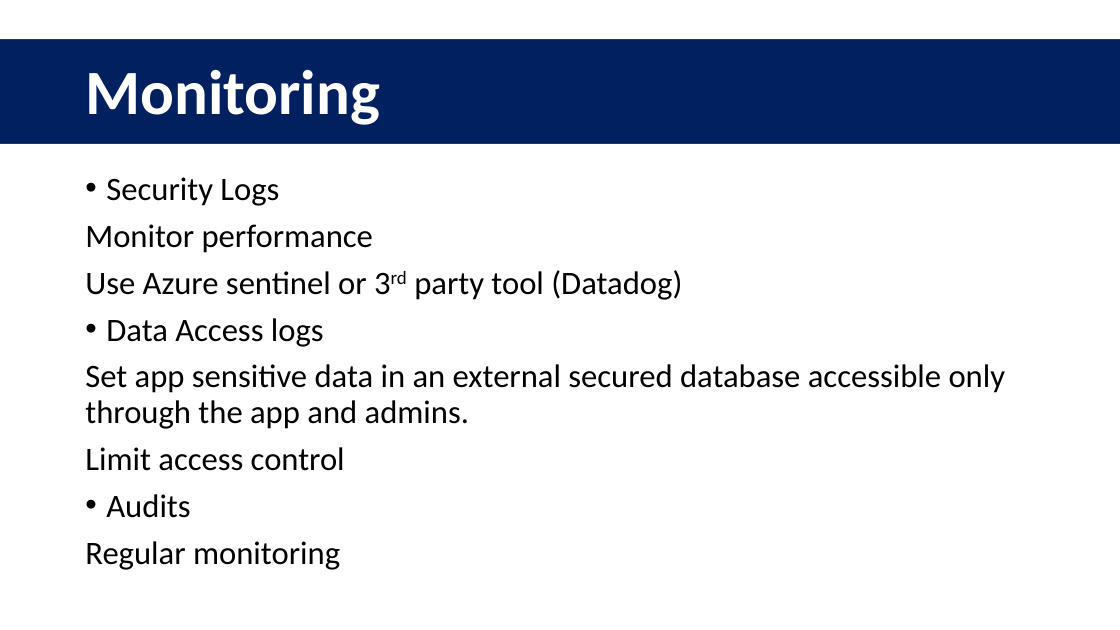
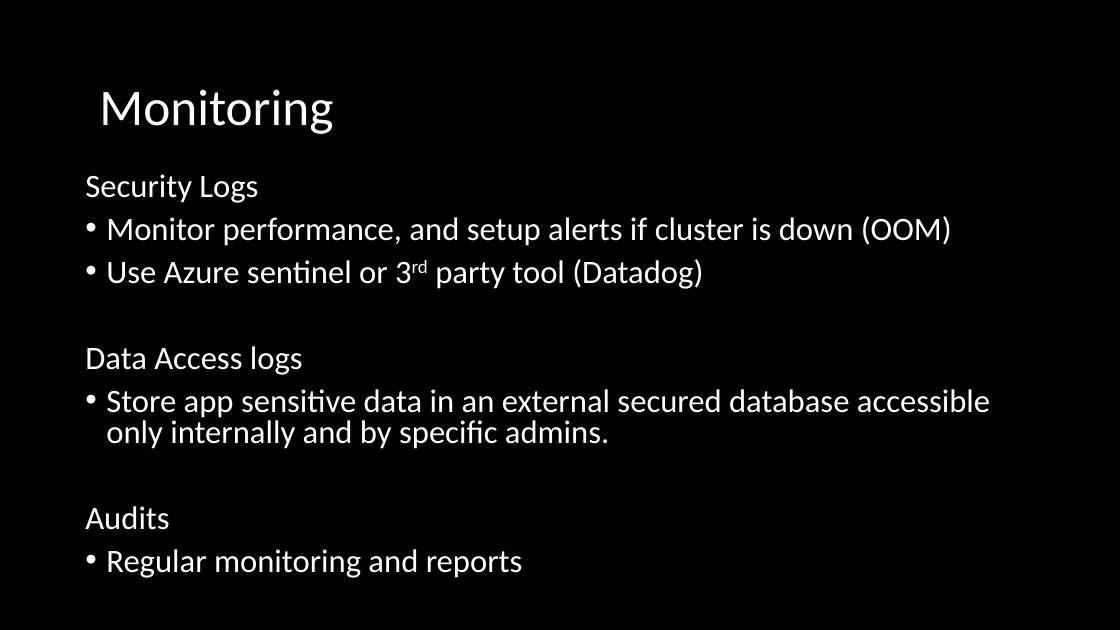
Before and after one commit to clementchane/blunomy, a slide deck: slide 5 of blunomy.pptx (slide 4 before the commit). Drawn at 1120x630 pixels with LibreOffice and Linux fonts; fonts in the diff are those of the drawing. Boxes give left, top, right and bottom in pixels: in the first picture for what was removed or moved away, otherwise in the second. Text is boxed around its words. In the diff, an @@ line names an element or a change of style, - is before the commit and + after.

```diff
--- a/blunomy.pptx
+++ b/blunomy.pptx
@@ background #FFFFFF to #000000 @@
@@ rectangle removed at box(0, 39, 1120, 144) @@
@@ title "Monitoring" at box(85, 89, 380, 130): text colour #FFFFFF to #000000 @@
@@ text added at box(99, 89, 333, 134), 44 pt, text #FFFFFF @@
+Monitoring
@@ text at box(85, 174, 703, 530): text colour #000000 to #FFFFFF in "Security Logs", "Use Azure sentinel or 3rd party tool ...", "Data Access logs", "Audits"; bullet • to none; line spacing 0.9 to 0.8; bullet none to • @@
@@ text at box(106, 216, 952, 246): text changed; text colour #000000 to #FFFFFF @@
-Monitor performance
+• Monitor performance, and setup alerts if cluster is down (OOM)
@@ text at box(106, 389, 990, 449): text changed; text colour #000000 to #FFFFFF @@
-Set app sensitive data in an external secured database accessible only through the app and admins.
-Limit access control
+• Store app sensitive data in an external secured database accessible only internally and by specific admins.
@@ text at box(106, 549, 523, 578): text changed; text colour #000000 to #FFFFFF @@
-Regular monitoring
+• Regular monitoring and reports
```
Also in this commit, not shown: 3 other slides changed, 1 slide added, 1 slide removed, 2 other files.
